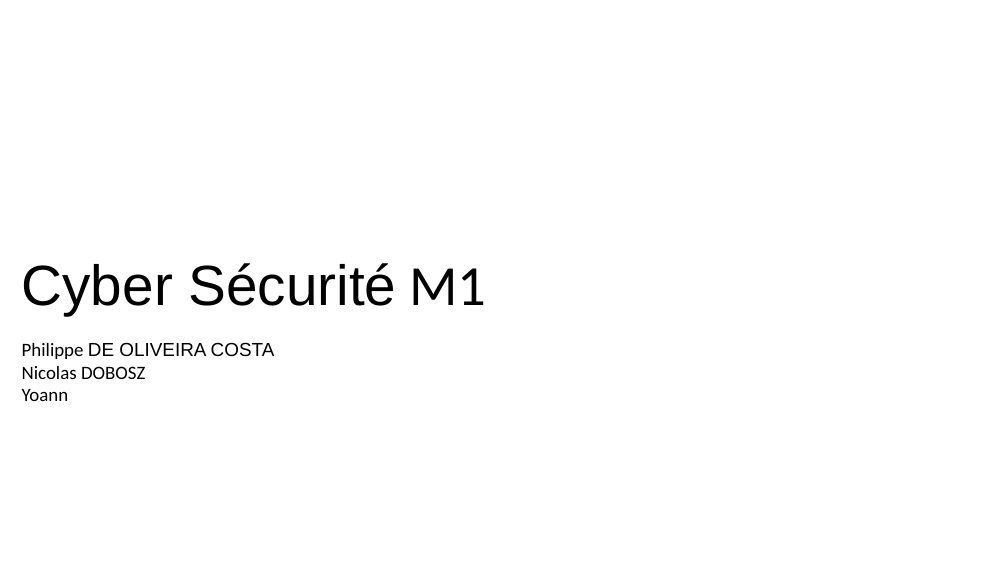
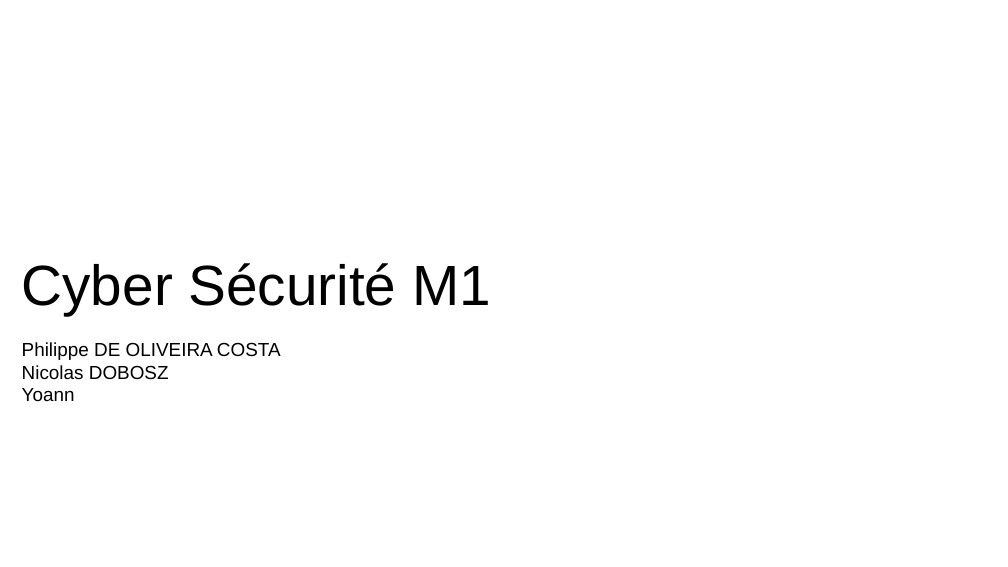
Before and after one commit to Lotratemi/Cyber-M1-NYP, a slide deck: slide 1 of Présentation.pptx. Drawn at 1008x567 pixels with LibreOffice and Linux fonts; fonts in the diff are those of the drawing; background and template pictures are left out. Boxes give left, top, right and bottom in pixels: in the first picture for what was removed or moved away, otherwise in the second. Text is boxed around its words. In the diff, an @@ line names an element or a change of style, - is before the commit and + after.

```diff
--- a/Présentation.pptx
+++ b/Présentation.pptx
@@ text "Cyber Sécurité M1" at (22, 263, 491, 315): font Calibri to Arial in "M1" @@
@@ text "Philippe DE OLIVEIRA COSTA" at (22, 342, 281, 402): font Calibri to Arial in "Philippe", "Nicolas DOBOSZ", "Yoann" @@
```
Also in this commit, not shown: 10 other slides changed.
